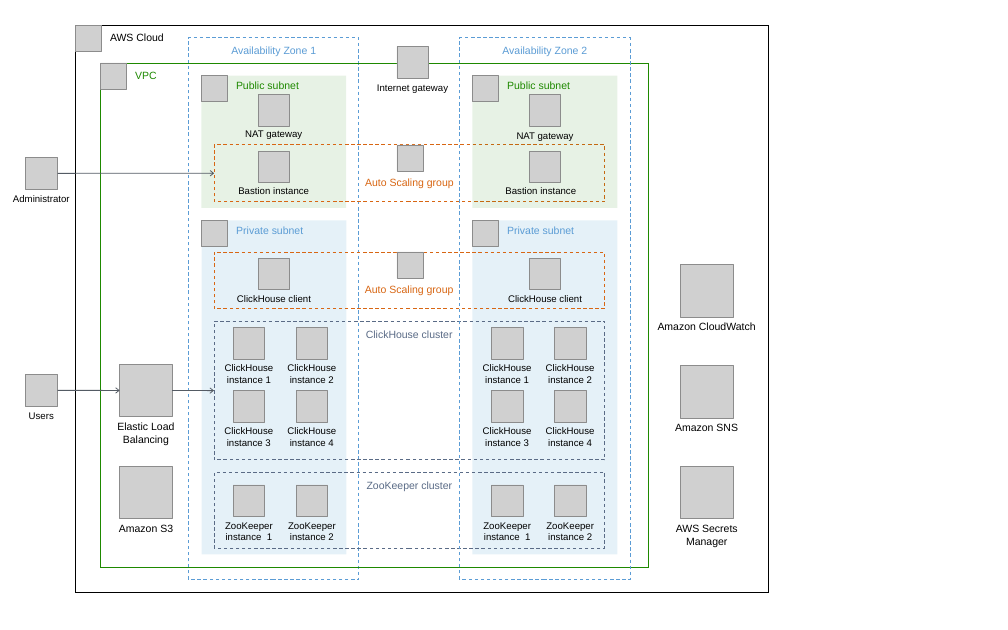
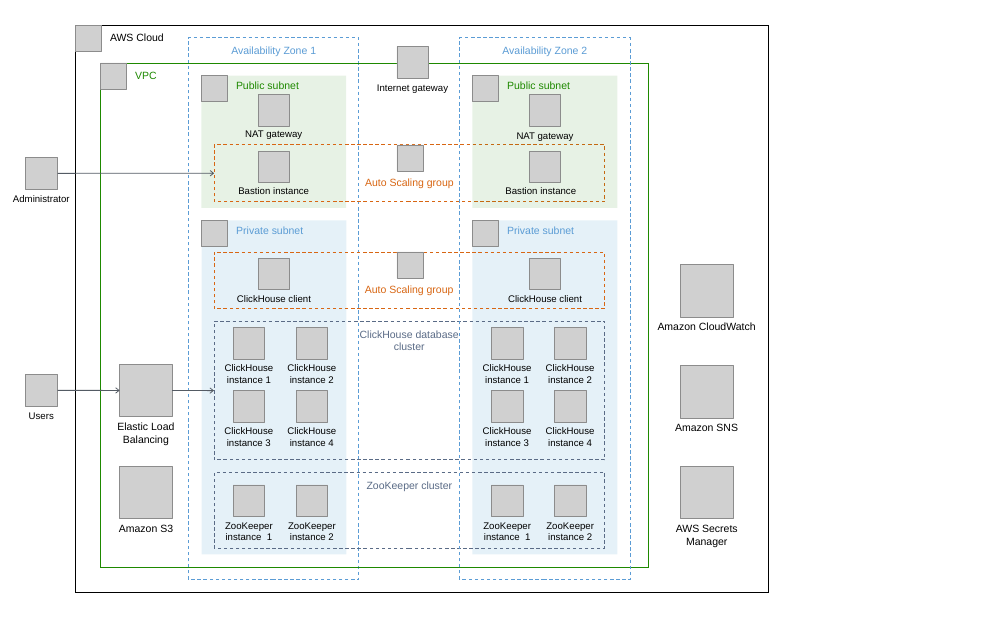
Before and after one commit to aws-quickstart/quickstart-clickhouse-cluster, a slide deck: slide 1 of docs/images/clickhouse-architecture-diagram.pptx. Drawn at 1008x630 pixels with LibreOffice and Linux fonts; fonts in the diff are those of the drawing; grey boxes stand for pictures. Boxes give left, top, right and bottom in pixels: in the first picture for what was removed or moved away, otherwise in the second. Text is boxed around its words. In the diff, an @@ line names an element or a change of style, - is before the commit and + after.

```diff
--- a/docs/images/clickhouse-architecture-diagram.pptx
+++ b/docs/images/clickhouse-architecture-diagram.pptx
@@ text in rectangle at [360,330,459,350]: text changed @@
-ClickHouse cluster
+ClickHouse database
+cluster
```
Also in this commit, not shown: 1 slide added, 13 other files.
